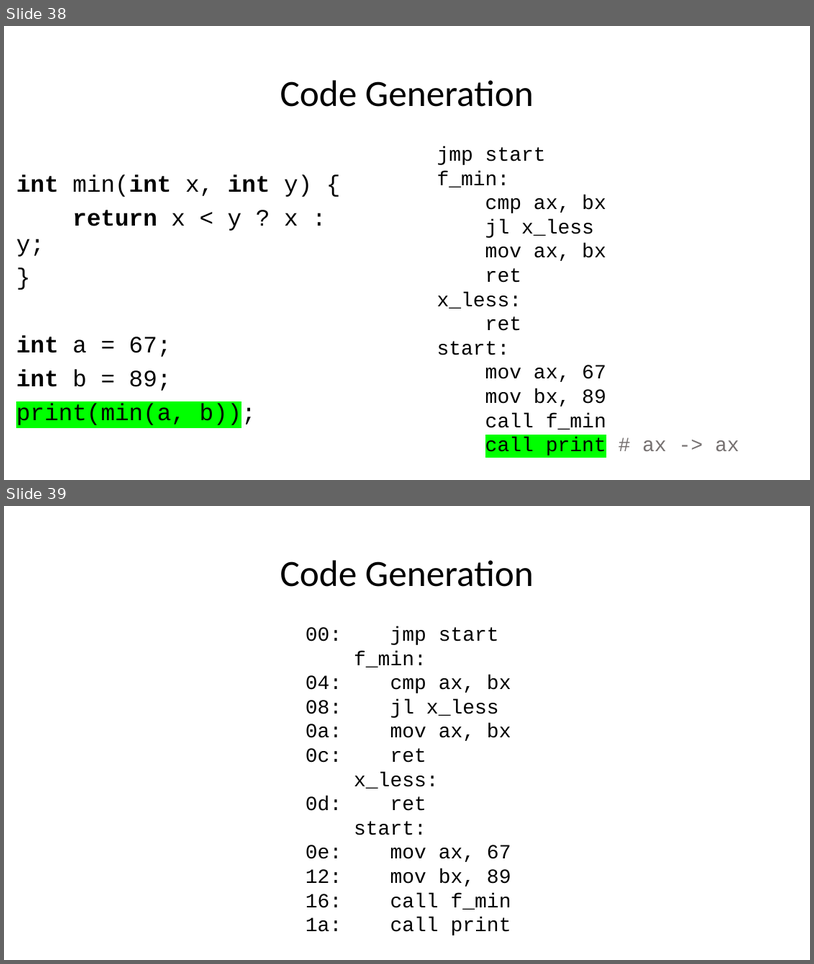
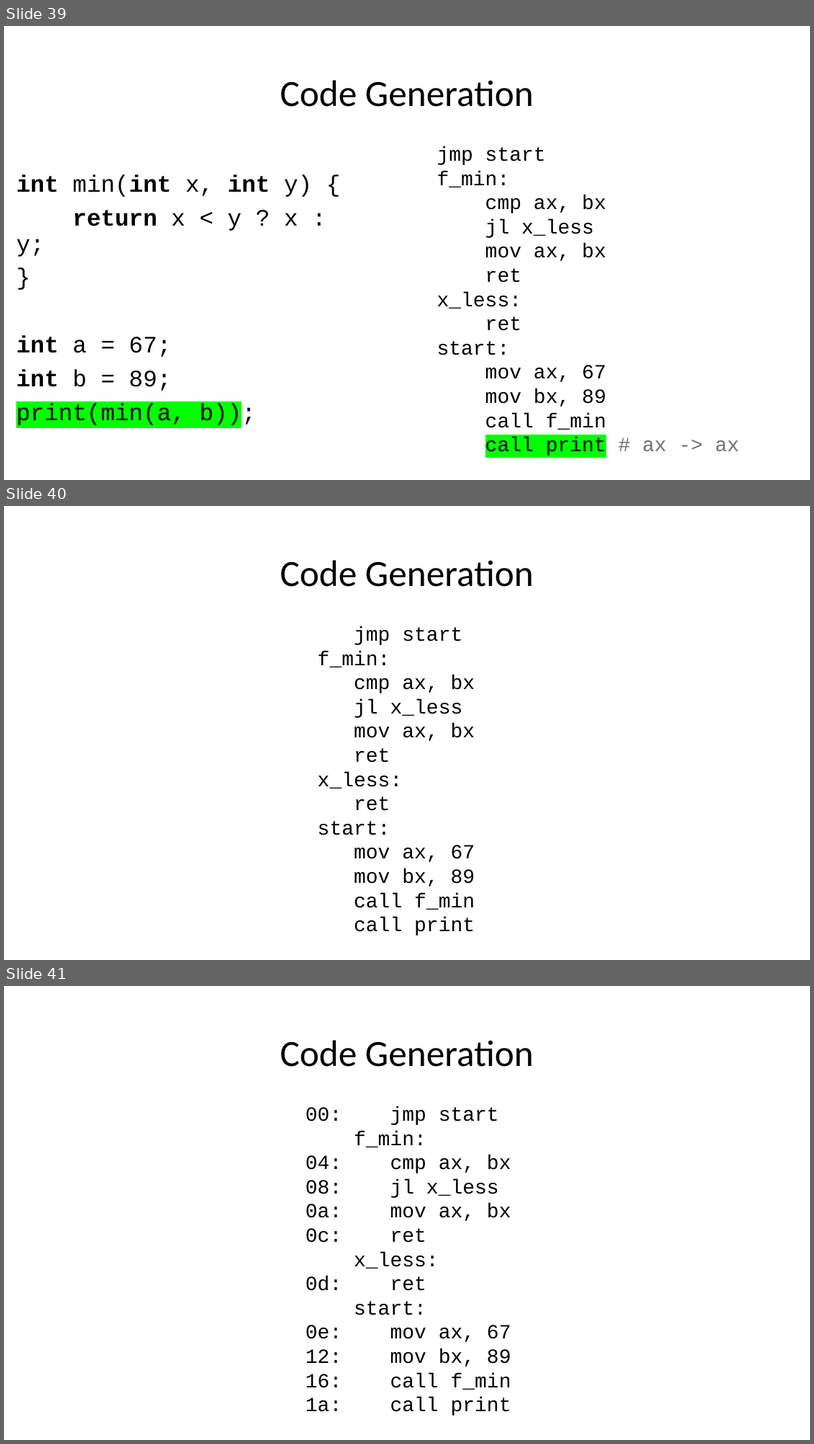
Before and after one commit to ganoliz/NI-GEN, a slide deck: media/NI-GEN-2.pptx. Shown one above the other, each under a label of ours: slides 38 and 39 before the commit, slides 39, 40 and 41 after it. The pictures are 814x964 and 814x1444 pixels, drawn with LibreOffice and Linux fonts; fonts in the diff are those of the drawing. Boxes give left, top, right and bottom in pixels: in the first picture for what was removed or moved away, otherwise in the second. Text is boxed around its words. In the diff, an @@ line names an element or a change of style, - is before the commit and + after.

```diff
--- a/media/NI-GEN-2.pptx
+++ b/media/NI-GEN-2.pptx
@@ slide 40 added at bbox=[4, 506, 810, 960], background #FFFFFF @@
@@ title added at bbox=[280, 560, 534, 587], 44 pt, text #000000 @@
+Code Generation
@@ text added at bbox=[318, 626, 476, 935], 24 pt, text #000000 @@
+jmp start
+f_min:
+cmp ax, bx
+jl x_less
+mov ax, bx
+ret
+x_less:
+ret
+start:
+mov ax, 67
+mov bx, 89
+call f_min
+call print
@@ what was slide 38 is now slide 39 @@
@@ what was slide 39 is now slide 41 @@
```
Also in this commit, not shown: 2 slides changed, 1 other slide added, 1 other file.
